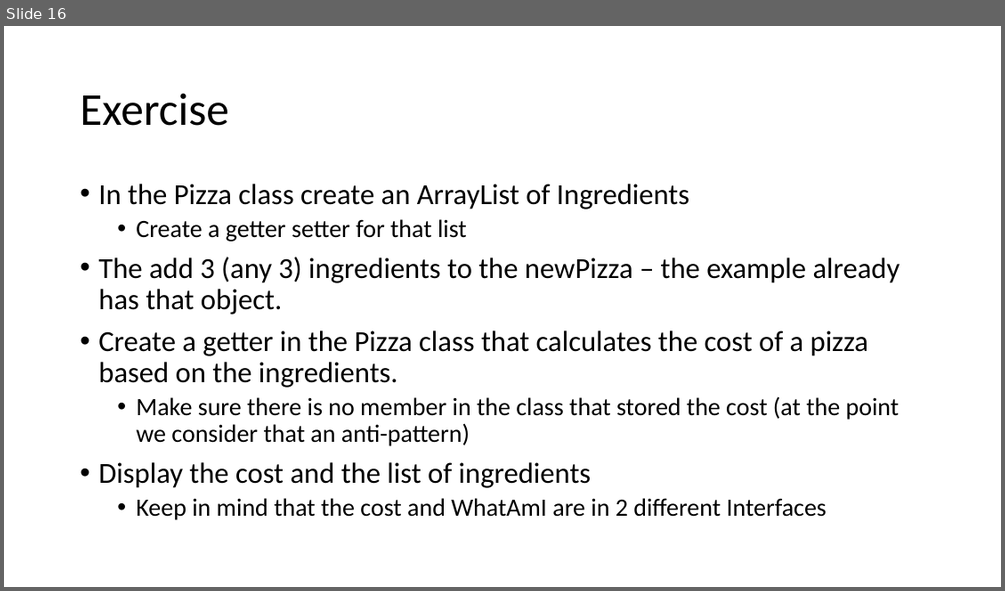
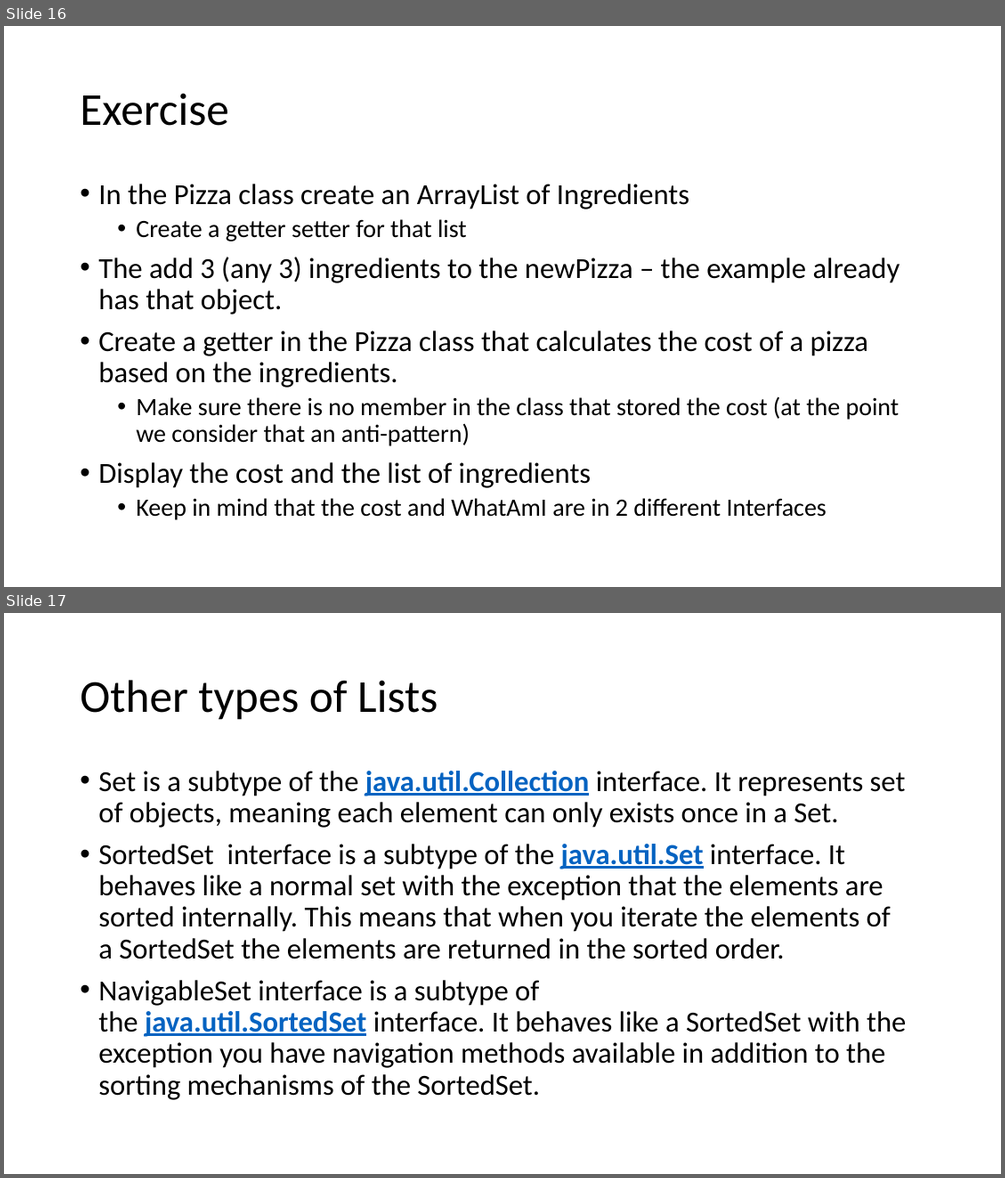
Before and after one commit to raulfiru/Tuesday-Lab, a slide deck: Session2/TuesdaysLab2.pptx. Shown one above the other, each under a label of ours: slide 16 before the commit, slides 16 and 17 after it. The pictures are 1005x591 and 1005x1178 pixels, drawn with LibreOffice and Linux fonts; fonts in the diff are those of the drawing. Boxes give left, top, right and bottom in pixels: in the first picture for what was removed or moved away, otherwise in the second. Text is boxed around its words. In the diff, an @@ line names an element or a change of style, - is before the commit and + after.

Commit message:
added last slide

```diff
--- a/Session2/TuesdaysLab2.pptx
+++ b/Session2/TuesdaysLab2.pptx
@@ slide 17 added at <box>4,613,1001,1174</box>, background #FFFFFF @@
@@ title added at <box>80,680,437,720</box>, 44 pt, text #000000 @@
+Other types of Lists
@@ text added at <box>98,771,906,1100</box>, 28 pt, text #000000 @@
+• Set is a subtype of the java.util.Collection interface. It represents set of objects, meaning each element can only exists once in a Set.
+• SortedSet interface is a subtype of the java.util.Set interface. It behaves like a normal set with the exception that the elements are sorted internally. This means that when you iterate the elements of a SortedSet the elements are returned in the sorted order.
+• NavigableSet interface is a subtype of the java.util.SortedSet interface. It behaves like a SortedSet with the exception you have navigation methods available in addition to the sorting mechanisms of the SortedSet.
```
Also in this commit, not shown: 9 other slides added.
